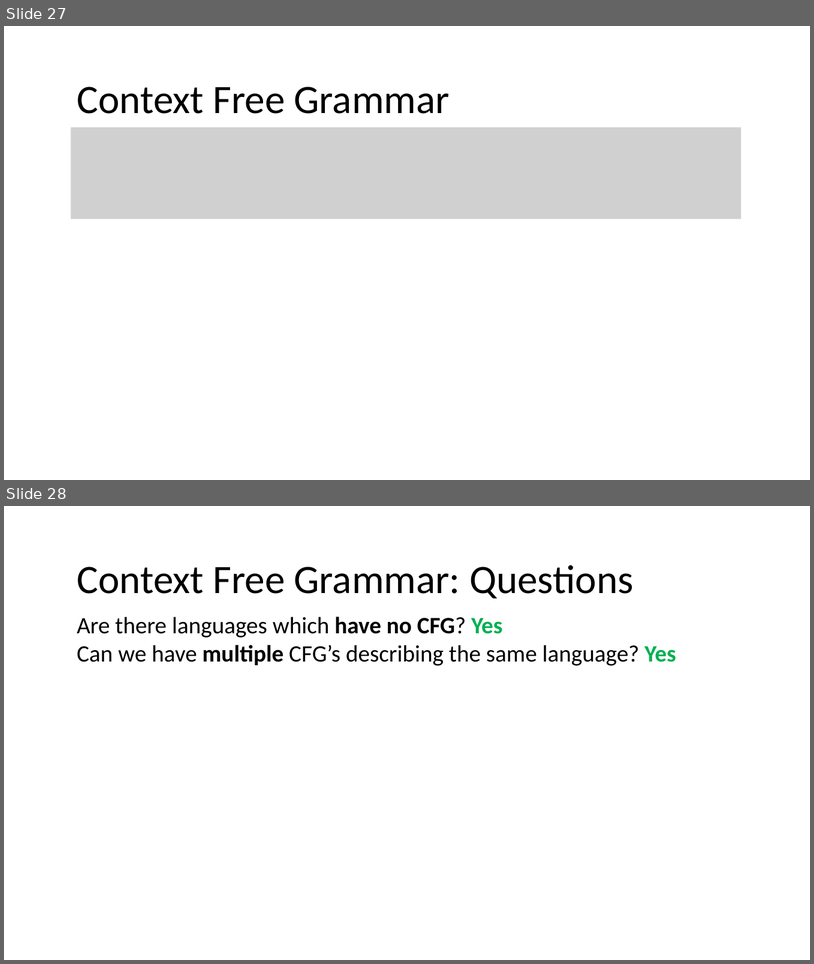
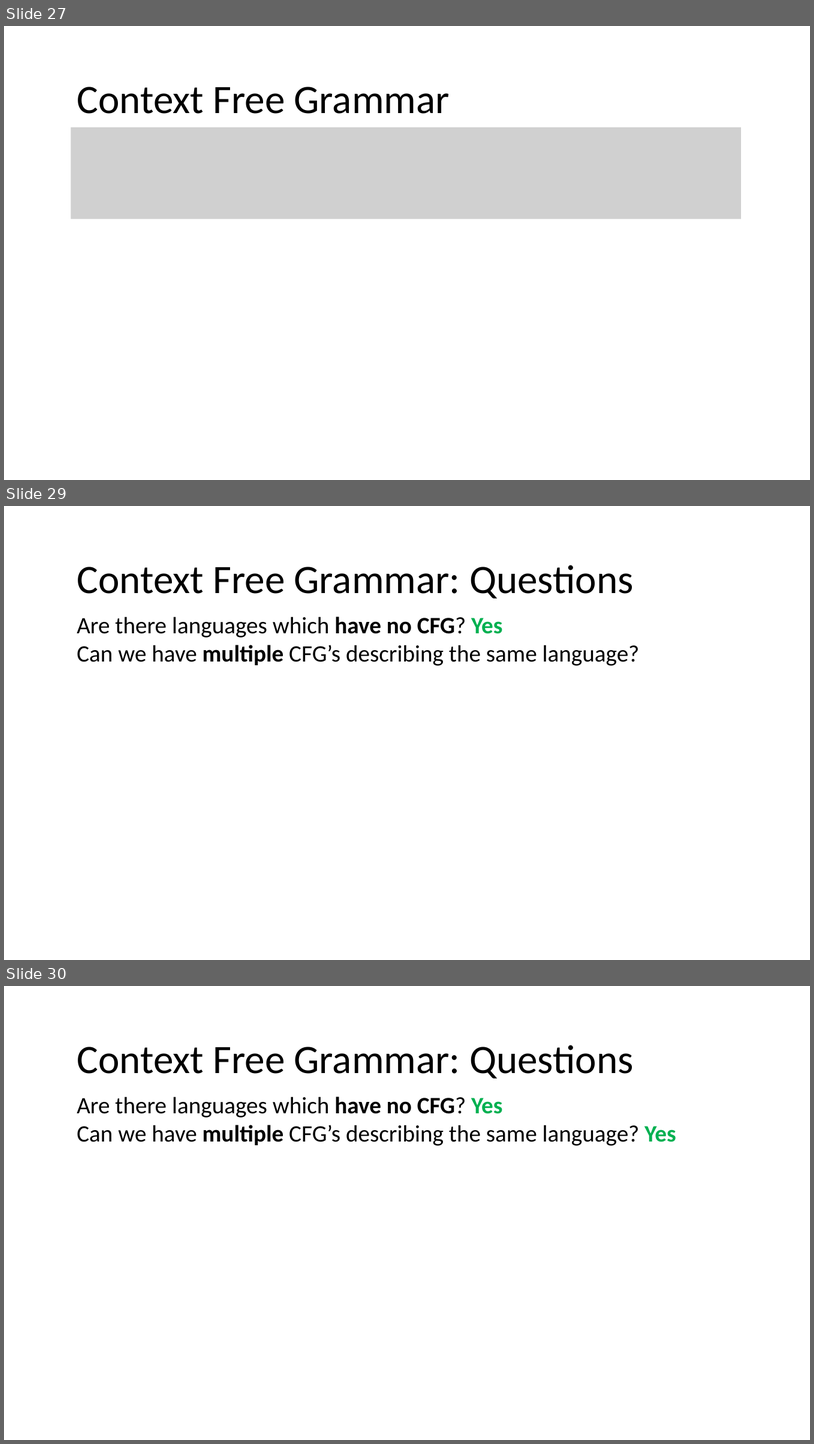
Before and after one commit to nivshani/compilation, a slide deck: slides/top_down_parsing.pptx. Shown one above the other, each under a label of ours: slides 27 and 28 before the commit, slides 27, 29 and 30 after it; the slides between them are not shown. The pictures are 814x964 and 814x1444 pixels, drawn with LibreOffice and Linux fonts; fonts in the diff are those of the drawing; grey boxes stand for pictures. Boxes give left, top, right and bottom in pixels: in the first picture for what was removed or moved away, otherwise in the second. Text is boxed around its words. In the diff, an @@ line names an element or a change of style, - is before the commit and + after.

```diff
--- a/slides/top_down_parsing.pptx
+++ b/slides/top_down_parsing.pptx
@@ slide 29 added at <box>4,506,810,960</box>, background #FFFFFF @@
@@ text added at <box>77,565,634,598</box>, 48 pt, text #000000 @@
+Context Free Grammar: Questions
@@ text added at <box>77,616,640,666</box>, 28 pt, text #000000 @@
+Are there languages which have no CFG? Yes
+Can we have multiple CFG’s describing the same language?
@@ what was slide 28 is now slide 30 @@
```
Also in this commit, not shown: 29 slides changed, 1 other slide added, 1 other file.
